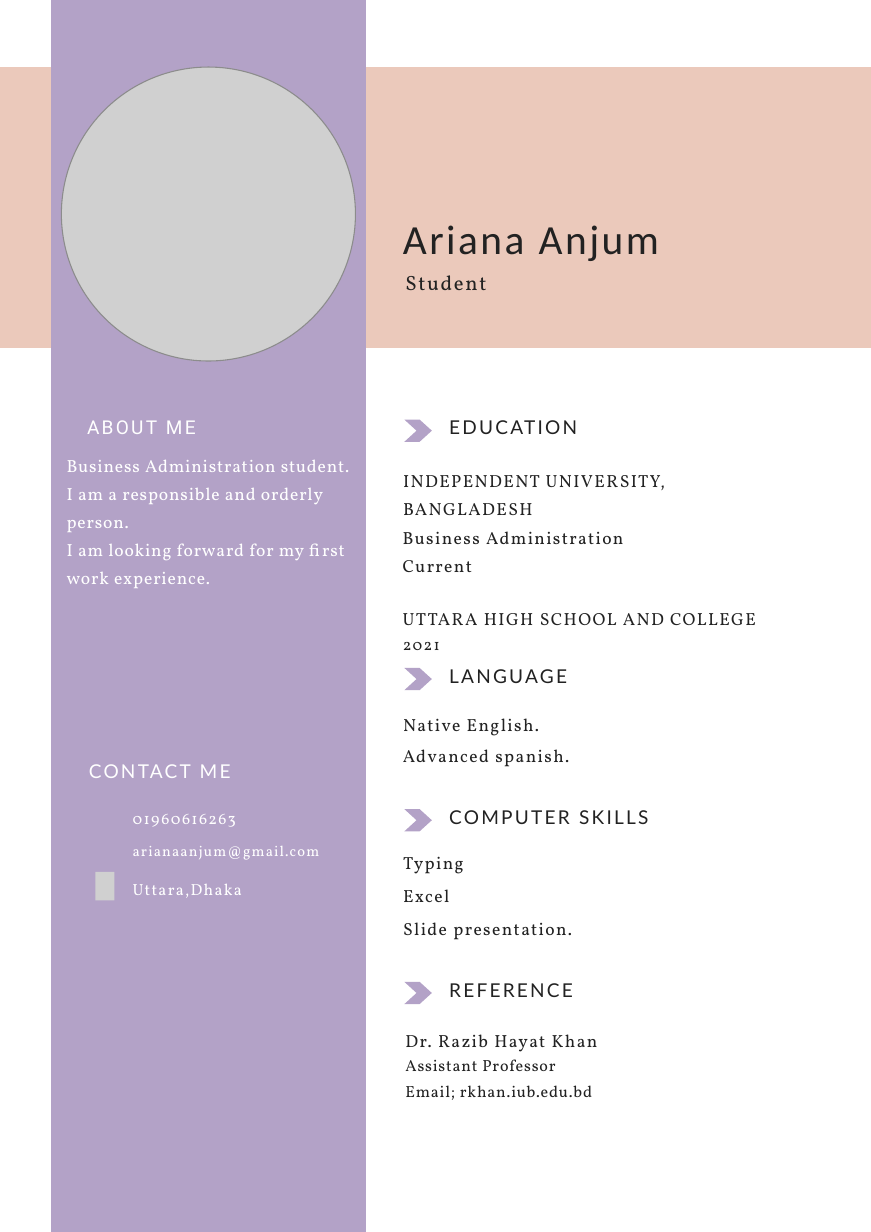
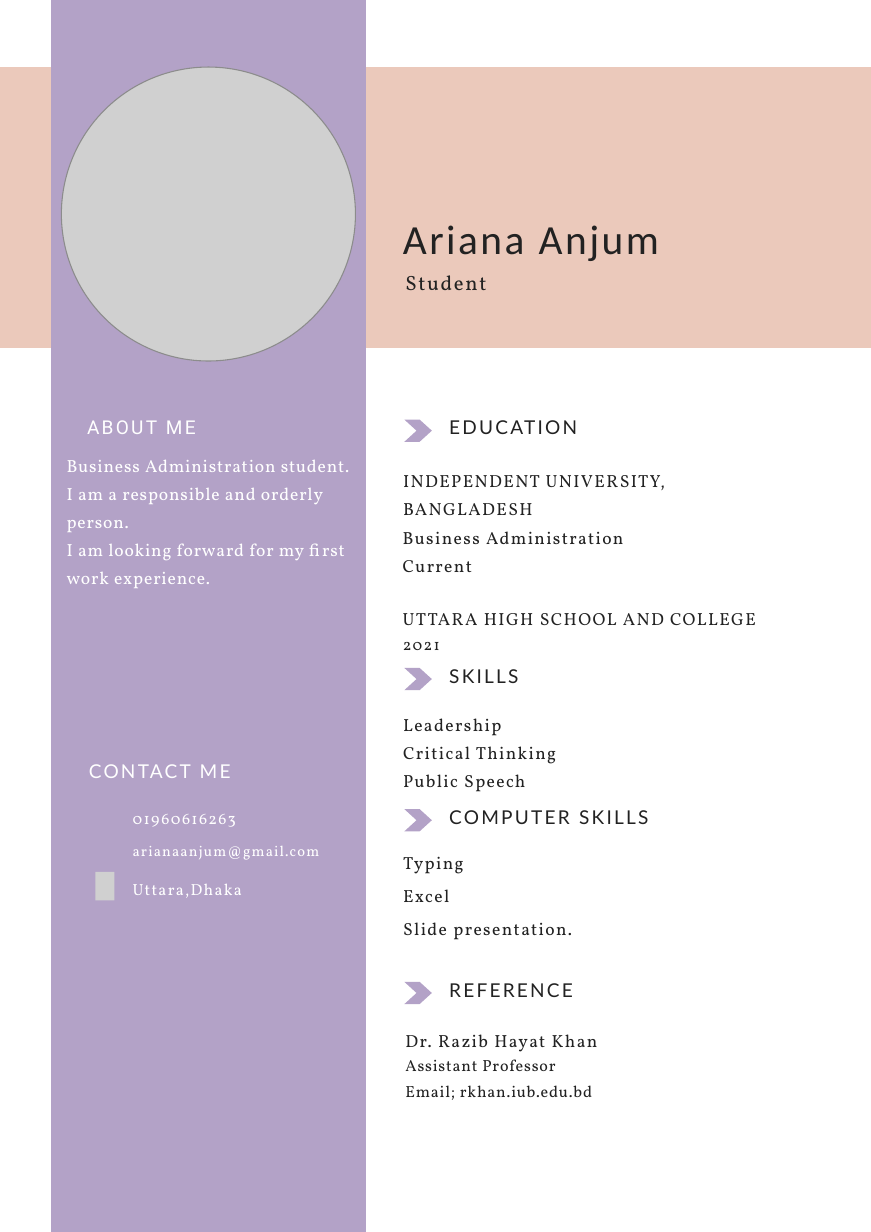
Before and after one commit to arianaanjum1/sujuka, a slide deck: slide 1 of ARIANA cv powerpoint.pptx. Drawn at 871x1232 pixels with LibreOffice and Linux fonts; fonts in the diff are those of the drawing; grey boxes stand for pictures; background and template pictures are left out. Boxes give left, top, right and bottom in pixels: in the first picture for what was removed or moved away, otherwise in the second. Text is boxed around its words. In the diff, an @@ line names an element or a change of style, - is before the commit and + after.

```diff
--- a/ARIANA cv powerpoint.pptx
+++ b/ARIANA cv powerpoint.pptx
@@ text at bbox=[449, 669, 518, 683]: text changed @@
-LANGUAGE
+SKILLS
@@ text at bbox=[403, 718, 556, 792]: text changed @@
-Native English.
+Leadership
+Critical Thinking
+Public Speech
@@ text removed at bbox=[403, 749, 569, 767] @@
-Advanced spanish.
```
